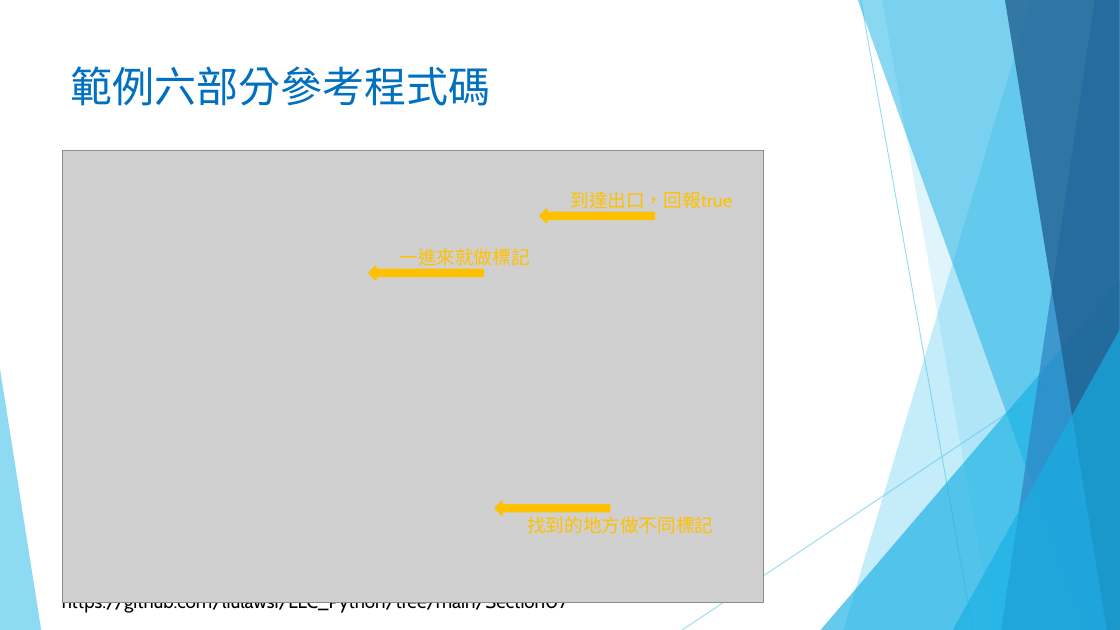
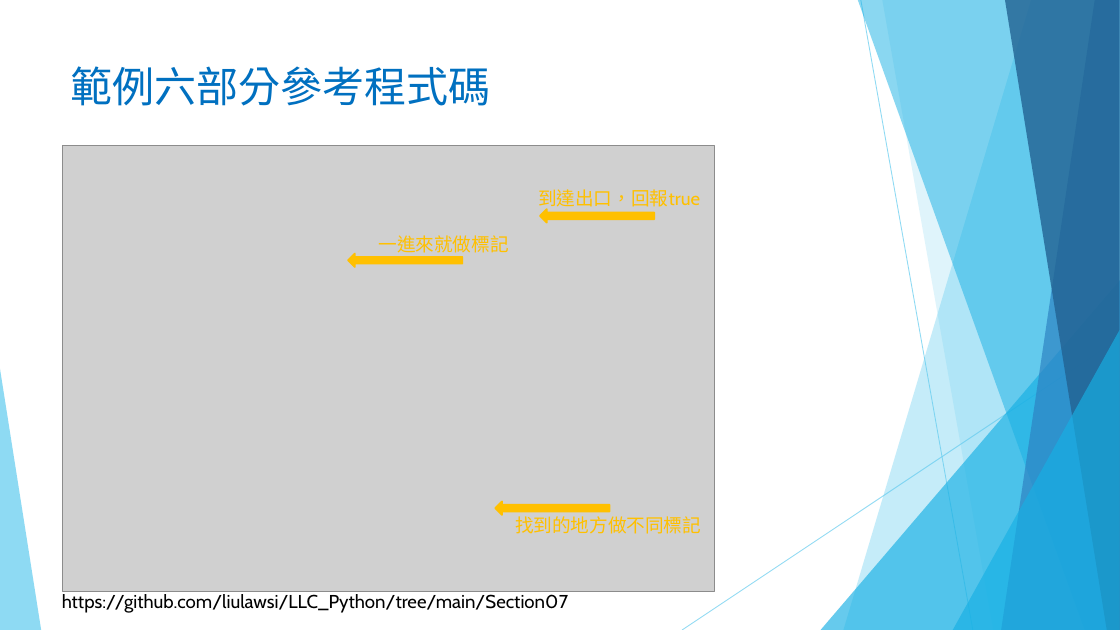
Before and after one commit to liulawsi/My_PPTs, a slide deck: slide 46 of LCC/Python/07_函式與方法.pptx (slide 42 before the commit). Drawn at 1120x630 pixels with LibreOffice and Linux fonts; fonts in the diff are those of the drawing; grey boxes stand for pictures; background and template pictures are left out. Boxes give left, top, right and bottom in pixels: in the first picture for what was removed or moved away, otherwise in the second. Text is boxed around its words. In the diff, an @@ line names an element or a change of style, - is before the commit and + after.

```diff
--- a/LCC/Python/07_函式與方法.pptx
+++ b/LCC/Python/07_函式與方法.pptx
@@ picture: place and size @@
-picture at box(62, 150, 764, 603)
+picture at box(62, 145, 714, 592)
@@ text "到達出口，回報true": place and size @@
-text "到達出口，回報true" at box(570, 191, 732, 213)
+text "到達出口，回報true" at box(538, 189, 700, 211)
@@ text "一進來就做標記": place and size @@
-text "一進來就做標記" at box(399, 248, 529, 270)
+text "一進來就做標記" at box(378, 235, 508, 257)
@@ left arrow: place and size @@
-left arrow at box(369, 266, 483, 280)
+left arrow at box(348, 254, 462, 267)
@@ text "找到的地方做不同標記": place and size @@
-text "找到的地方做不同標記" at box(527, 516, 713, 534)
+text "找到的地方做不同標記" at box(515, 516, 701, 534)
```
Also in this commit, not shown: 22 other slides changed, 10 slides added, 12 slides removed, 1 other file.
